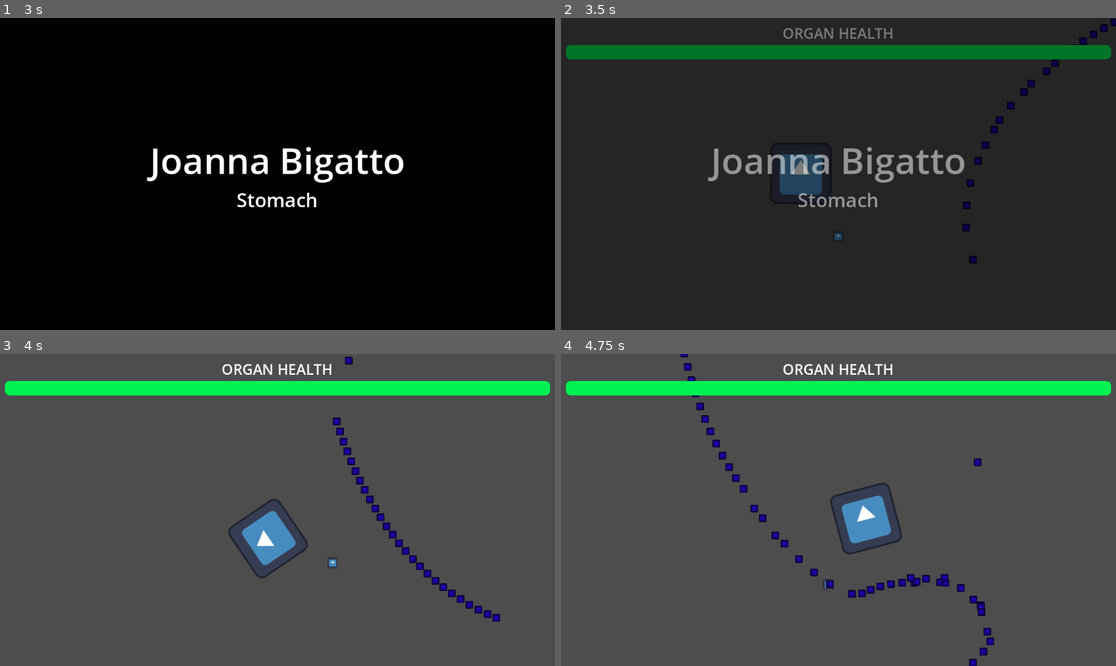
Above: before the commit, frames 1-4 (two rows, left to right).
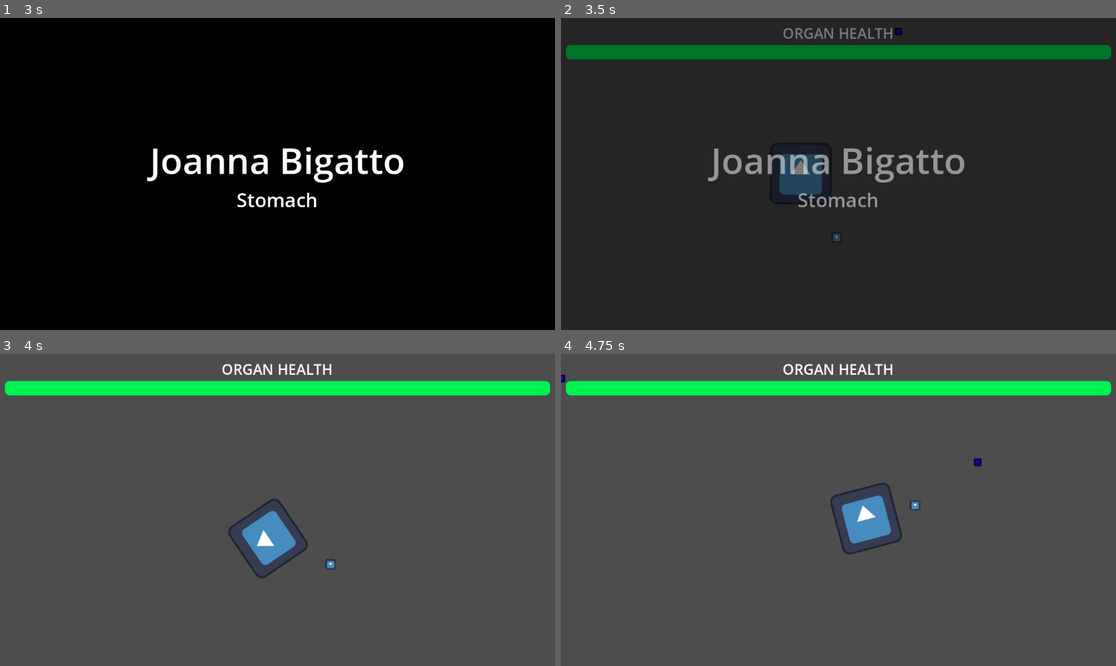
Above: after the commit, the same moments.

Repository: bgalerani94/godot-wild-jam-83
Game: Godot game, scene res://Prototypes/Scenes/Biga_enemy_follow_player.tscn
Two runs of this game, one before a commit and one after it. Both use one fixed random seed, a clock stepped at 60 frames per second and the inputs below. The engine's default icon, where the game draws it, is replaced by a stand-in: a white triangle on a blue panel in a dark square.
Inputs (mouse positions are in pixels of both pictures, inside the frame that each line leads up to):
- Up to frame 1 (3 s): tap Enter (ui_accept) at 0.5, 0.77, 1.25, 1.52, 2, 2.75 s; move the mouse to (249, 236) at 0.52 s; press the mouse at (249, 236) at 0.53 s; hold W (move_up) 0.53-2.03 s; move the mouse to (444, 220) at 1.27 s; release the mouse at (444, 220) at 1.28 s; click (444, 220) at 1.35 s; move the mouse to (111, 127) at 2.02 s; press the mouse at (111, 127) at 2.03 s; hold A (move_left) from 2.03 s (still down); move the mouse to (305, 174) at 2.77 s; release the mouse at (305, 174) at 2.78 s; click (305, 174) at 2.85 s
- Up to frame 2 (3.5 s): keep holding A (move_left); tap Enter (ui_accept) at 3.02 s
- Up to frame 3 (4 s): move the mouse to (194, 432) at 3.52 s; release A (move_left) at 3.53 s; press the mouse at (194, 432) at 3.53 s; hold S (move_down) from 3.53 s (still down); tap Enter (ui_accept) at 3.77 s
- Up to frame 4 (4.75 s): move the mouse to (960, 494) at 4.27 s; release S (move_down) at 4.28 s; release the mouse at (960, 494) at 4.28 s; hold D (move_right) from 4.28 s (still down); click (960, 494) at 4.35 s; tap Enter (ui_accept) at 4.52 s

Frame 1 is identical in both runs. In frame 2, 0.6% of the frame differs, in the area x 49-100%, y 0-79%; in frame 3, 1.0%; in frame 4, 1.4%, in the area x 0-79%, y 0-100%.

Commit message:
enemy shooting
Enemy is shooting but the bullets are being generated into Player scene, not Enemy

Diff:
--- a/Scenes/biga__test_enemy_2.tscn
+++ b/Scenes/biga__test_enemy_2.tscn
@@ -19,6 +19,7 @@
 shape = SubResource("RectangleShape2D_dgx7e")
 
 [node name="Shoot_Timer" type="Timer" parent="."]
+autostart = true
 
 [node name="Bullets" type="Node2D" parent="."]
 
--- a/Scripts/biga__test_enemy_2.gd
+++ b/Scripts/biga__test_enemy_2.gd
@@ -27,16 +27,17 @@
 	move_and_slide()
 
 	if distance_target < stop_distance:
-		_on_shoot_timer_timeout()
-
+		if shoot:
+			fire()
+			shoot = false
 
 func fire() -> void:
 	var bullet = bulletScn.instantiate()
 	bullet.position = global_position
-	$Bullets.add_child(bullet)
+	get_tree().current_scene.add_child(bullet)
 	var direction = (player.global_position - global_position).normalized()
 	bullet.apply_impulse(direction * 1000)
 
 
 func _on_shoot_timer_timeout() -> void:
-	fire()
+	shoot = true
